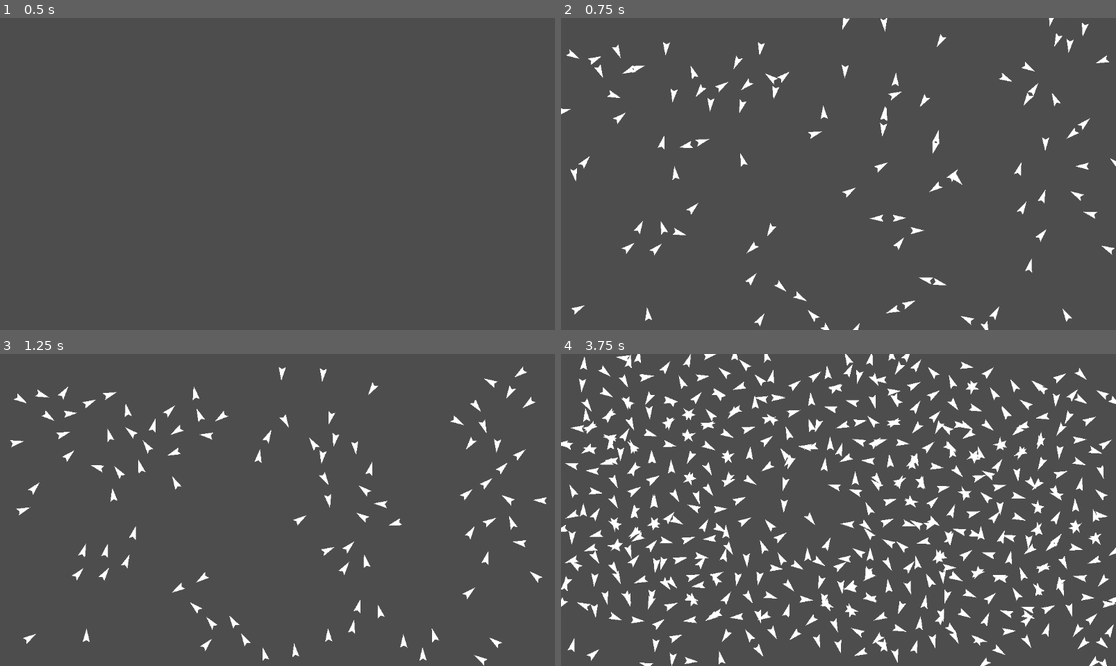
Above: before the commit, frames 1-4 (two rows, left to right).
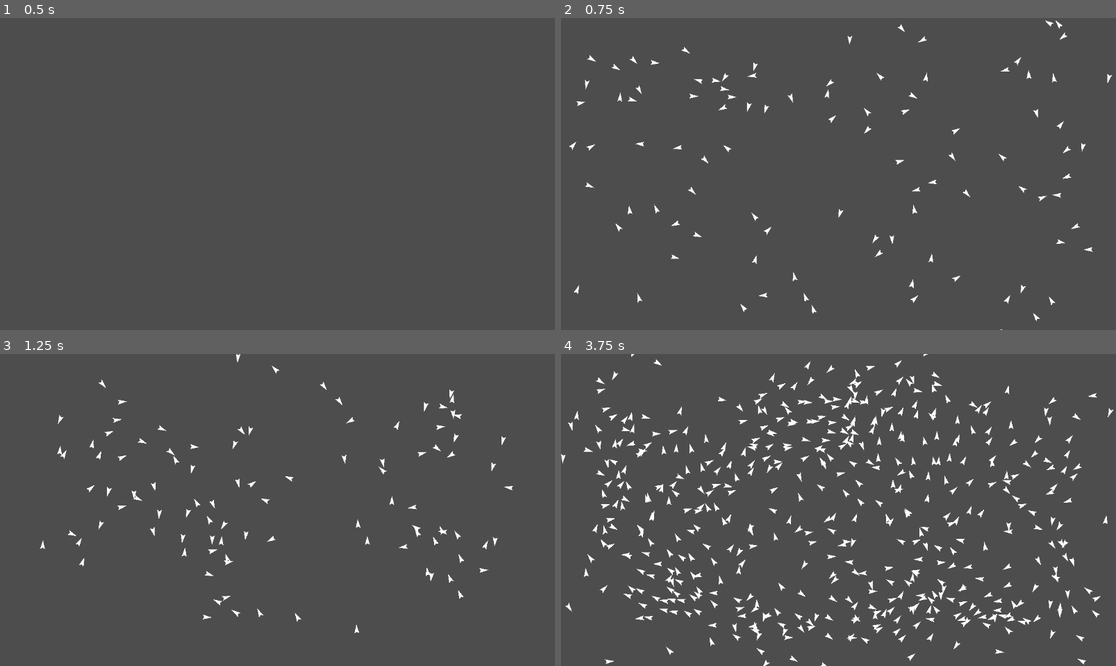
Above: after the commit, the same moments.

Repository: flamepineapple9/Boids
Game: Godot game, scene res://Scenes/Main.tscn
Same seed, same stepped clock (60 frames per second), same inputs: the game is played once before the commit and once after it.
Inputs:
- Up to frame 1 (0.5 s): no input
- Up to frame 2 (0.75 s): tap Enter at 0.5 s; tap Space (start) at 0.6 s
- Up to frame 3 (1.25 s): no input
- Up to frame 4 (3.75 s): tap Space (start) every 0.75 s from 1.35 to 3.6 s

Frame 1 is identical in both runs. In frame 2, 3.9% of the frame differs, in the area x 0-100%, y 0-100%; in frame 3, 4.1%; in frame 4, 18%.

Commit message:
YIPPEE I LOVE BOIDS
theyre so silly :3:3:3

Diff:
--- a/Scenes/Boid.gd
+++ b/Scenes/Boid.gd
@@ -1,8 +1,8 @@
 extends Area2D
 
-var startScale = .6
-var vel: Vector2 = Vector2(0,0)
-var speed: int = 100 * startScale
+var startScale = .4
+var vel: Vector2 = Vector2.ZERO
+var speed: int = 1000 * startScale
 
 # Called when the node enters the scene tree for the first time.
 func _ready():
@@ -18,11 +18,11 @@
 	rotation = vel.angle()
 
 	#add all rule terms to vel, it will be normalized later to not increase the speed of boids
-	vel += avoidance() + velocityMatch() + positionMatch()
+	vel +=  velocityMatch() + positionMatch() + avoidance() + boundary()
 	vel = vel.normalized()
 	position += vel * speed * delta
 
-	screenWrap()
+#	screenWrap()
 
 #this one def works LMFAO no it does NOT. goes to fucking infinity if the /85 isnt there
 #maybe normalizing velocity every frame before adding it to position fixed things, because vel will not go to infinity and beyond
@@ -34,7 +34,7 @@
 		var avgVel: Vector2 = Vector2(0,0)
 		for i in localBoids.size():
 			avgVel += localBoids[i].vel
-		c = avgVel/localBoids.size()/85
+		c = avgVel/localBoids.size()/14
 
 	return c
 
@@ -48,48 +48,26 @@
 		for i in localBoids.size():
 			avgPos += localBoids[i].position
 		avgPos /= localBoids.size()
-		c = position.direction_to(avgPos)
+		c = position.direction_to(avgPos)/65
 
 	return c
 
-#currently unused
-func proximity():
-	var c = Vector2.ZERO
-
-	if $Vision.has_overlapping_areas():
-		var closeBoidObj = null
-
-		#arbitrary large number
-		var closeBoid = Vector2(1000000,1000000)
-		var localBoids = $Vision.get_overlapping_areas()
-		for i in localBoids.size():
-			if position.distance_to(localBoids[i].position) < position.distance_to(closeBoid):
-				closeBoid = localBoids[i].position
-				closeBoidObj = localBoids[i]
-		if position.distance_to(closeBoid) < 75 * startScale:
-			c -= closeBoidObj.position - position
-
-	return c.normalized()/2
-
 func avoidance():
-
 	if $Vision.has_overlapping_areas():
 		var localBoids = $Vision.get_overlapping_areas()
 		var closeBoids = []
 
 		#pushes ALL close boids to new array, closeBoids
 		for i in localBoids.size():
-			if position.distance_to(localBoids[i].position) < 75 * startScale:
+			if position.distance_to(localBoids[i].position) < 100 * startScale:
 				closeBoids.push_front(localBoids[i])
 
 
 		var avgDist = Vector2.ZERO
 		for n in closeBoids.size():
-			#This equation is not doing what I want it to be doing
-			#Need to return average distance away, negative
 			avgDist +=  position - closeBoids[n].position
 
-		return avgDist
+		return avgDist.normalized()/6
 	return Vector2.ZERO
 
 #replace with boundary(), should be pretty simple (clueless)
@@ -102,3 +80,19 @@
 		position.y = get_viewport_rect().size.y
 	if position.y > get_viewport_rect().size.y:
 		position.y = 0
+
+func boundary():
+	var c = Vector2.ZERO
+	var steeringForce = 1
+	var margin = 100
+
+	if position.x < margin:
+		c.x += steeringForce
+	if position.y < margin:
+		c.y += steeringForce
+	if position.x > get_viewport_rect().size.x - margin:
+		c.x += -steeringForce
+	if position.y > get_viewport_rect().size.y - margin:
+		c.y += -steeringForce
+
+	return c/5
--- a/Scenes/Boid.tscn
+++ b/Scenes/Boid.tscn
@@ -20,5 +20,5 @@
 collision_layer = 2
 
 [node name="VisionBox" type="CollisionPolygon2D" parent="Vision"]
-scale = Vector2(2.02, 2.02)
-polygon = PackedVector2Array(-7.43483, 11.2032, -0.773436, -12.5309, 1.0168, -12.5091, 7.52189, 11.125, 0.605332, 14.468, -0.00101018, 161, 119.999, 121.001, 160, 1.001, 120.001, -118.999, 0.000997626, -159, -119.999, -119.001, -160, 0.998996, -120.001, 120.999, -1.39727, 161.054, -1.58744, 14.3705)
+scale = Vector2(1.3, 1.3)
+polygon = PackedVector2Array(-9.73569, 17.4579, -0.229862, -19.4508, 0.195082, -19.4508, 9.81983, 17.6469, 0.747311, 12.1863, -0.00101018, 161, 119.999, 121.001, 160, 1.001, 120.001, -118.999, 0.000997626, -159, -119.999, -119.001, -160, 0.998996, -120.001, 120.999, -1.39727, 161.054, -0.842172, 12.2318)
